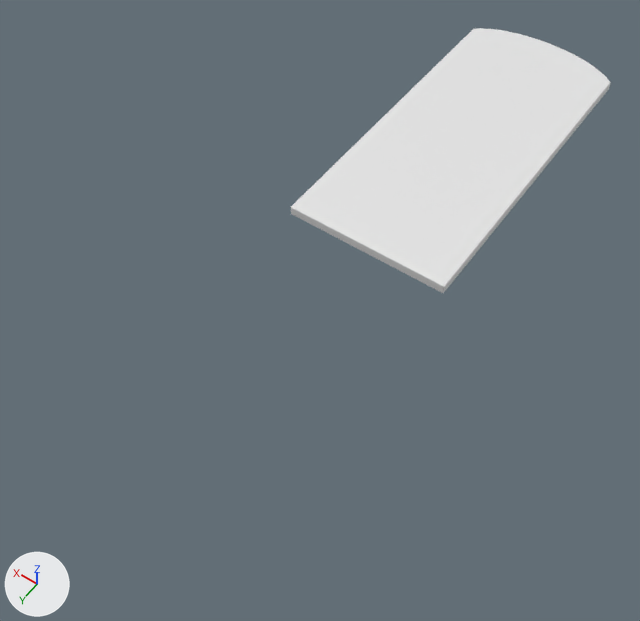
The Blender file Tombstone/Assets/3dmodels/tops/01top.blend, before and after one commit.
Camera for both pictures: a 50 mm lens placed at (-1.52, 2.5, 3.26), pointed at (0.05, 0.31, -0.18). The lights are fixed; the arrows at lower left show +X, +Y and +Z.

Before the edit, the objects in view are built like this:
```python
me_cube_001 = bpy.data.meshes.new('Cube.001')
me_cube_001.from_pydata(...)  # 84 vertices, 82 faces; spans x -0.45..0.45, y -2.0..0.0, z 0.0..0.05
me_cube_001.polygons.foreach_set('use_smooth', [True] * 82)
me_cube_001.materials.append(mat_mat1)  # white #e7e7e7
ob_1 = bpy.data.objects.new('1', me_cube_001)
ob_1.location = (0.0, 0.0, 0.0)
_m = ob_1.modifiers.new('Bevel', 'BEVEL')
_m.width = 0.005
_m.width_pct = 0.005
_m.segments = 5
_m.limit_method = 'WEIGHT'
_m = ob_1.modifiers.new('EdgeSplit', 'EDGE_SPLIT')
```
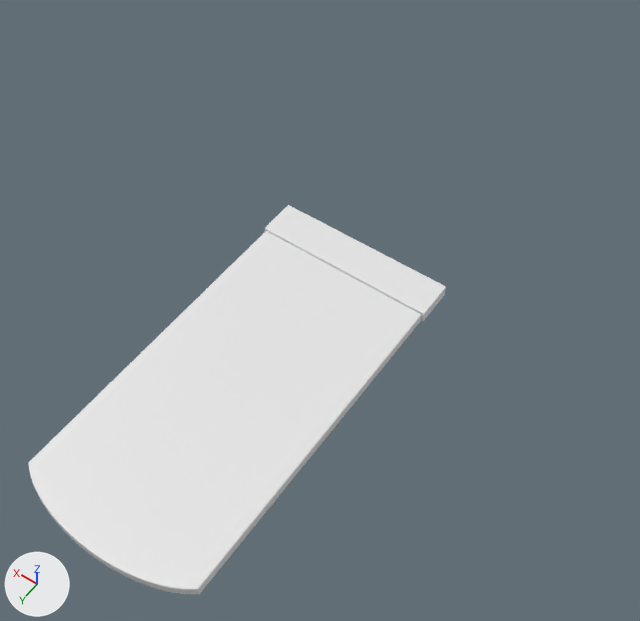
What differs and where, as boxes (x1, y1, x2, y2) in the pictures (640 x 621 px):
'0', added: after (28, 231, 421, 594)
'1', reshaped (43% narrower, 56% shorter): before (291, 28, 611, 293); after (265, 205, 446, 321)

Patch to the scene script:
```diff
--- a/Tombstone/Assets/3dmodels/tops/01top.blend.py
+++ b/Tombstone/Assets/3dmodels/tops/01top.blend.py
@@ me_cube_001 @@
 # used by ob_1; location = (0.0, 0.0, 0.0)
-me_cube_001.from_pydata(...)  # 84 vertices, 82 faces; spans x -0.45..0.45, y -2.0..0.0, z 0.0..0.05
+me_cube_001.from_pydata(...)  # 8 vertices, 6 faces; spans x -0.46..0.46, y 0.0..0.2, z 0.0..0.06
+# me_cube_001 part 1: the whole mesh is rebuilt
 me_cube_001.materials.append(mat_mat1)
@@ me_cube_001_1 @@
+me_cube_001_1.from_pydata(...)  # 84 vertices, 82 faces; spans x -0.45..0.45, y 0.2..1.9, z 0.0..0.05
+me_cube_001_1.polygons.foreach_set('use_smooth', [True] * 82)
+me_cube_001_1.materials.append(mat_mat1)  # white #e7e7e7
@@ ob_0 @@
+ob_0 = bpy.data.objects.new('0', me_cube_001_1)
+ob_0.location = (0.0, 0.0, 0.0)
+_m = ob_0.modifiers.new('Bevel', 'BEVEL')
+_m.width = 0.005
+_m.width_pct = 0.005
+_m.segments = 5
+_m.limit_method = 'WEIGHT'
+_m = ob_0.modifiers.new('EdgeSplit', 'EDGE_SPLIT')
```
